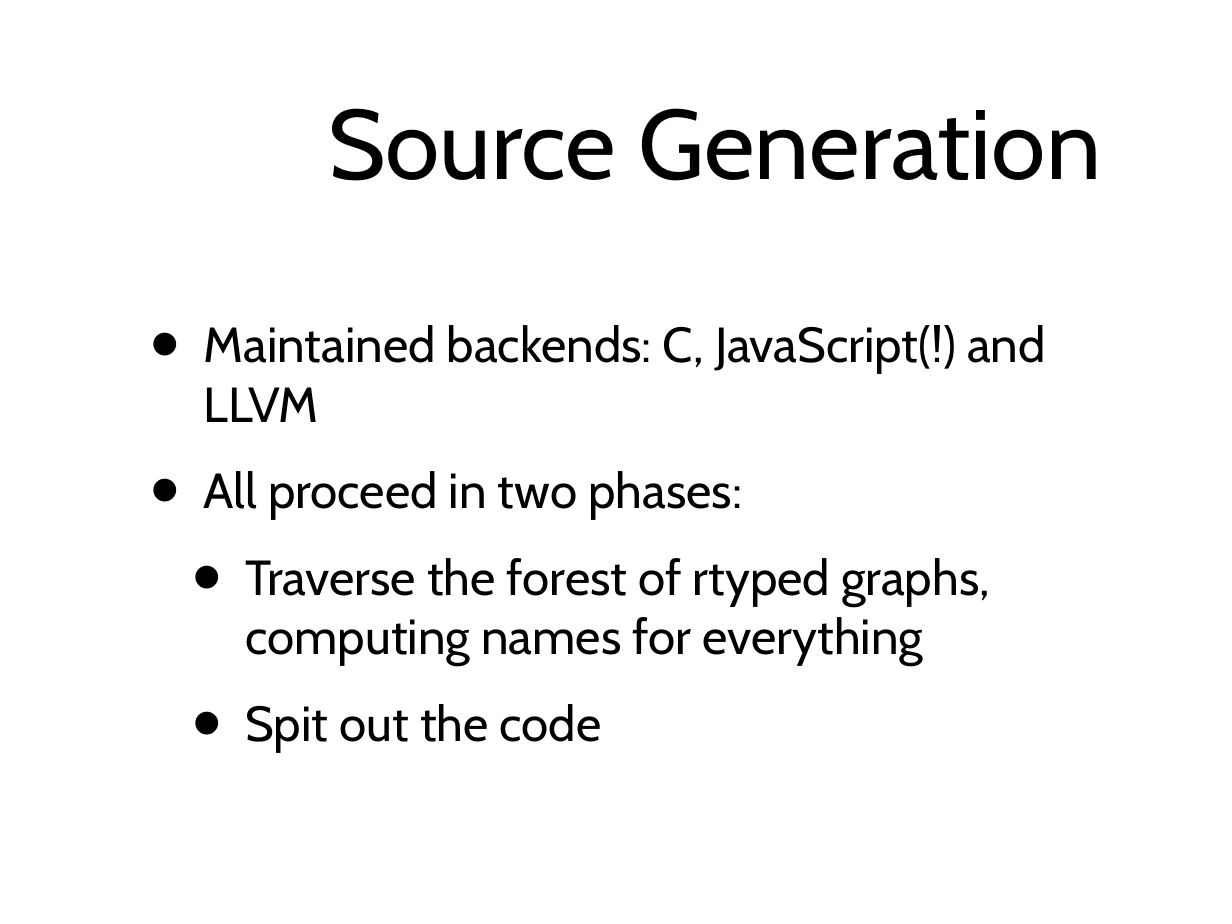
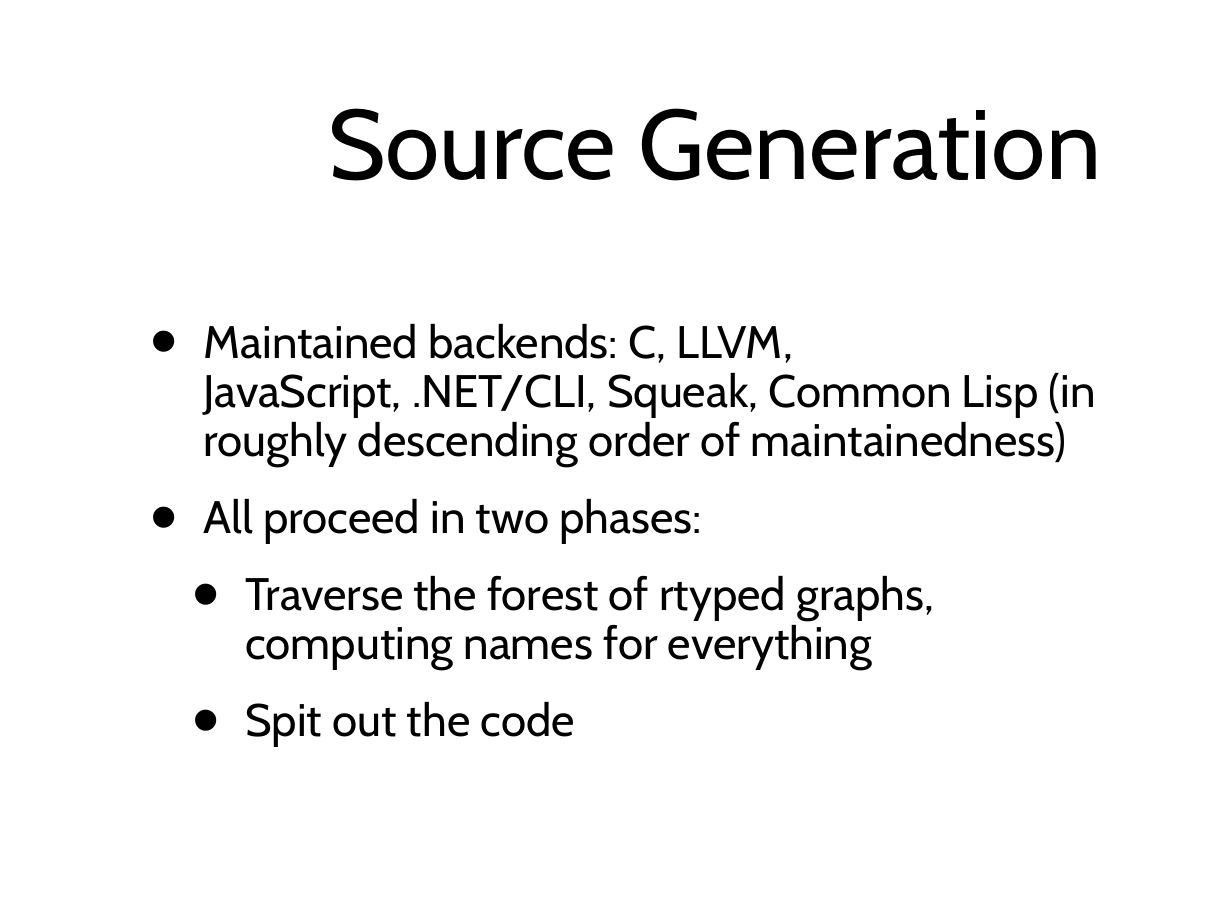
Before and after one commit to wdv4758h/pypy-extradoc, a slide deck: slide 36 of talk/sprint-introduction.ppt (slide 30 before the commit). Drawn at 1232x924 pixels with LibreOffice and Linux fonts; fonts in the diff are those of the drawing; background and template pictures are left out. Boxes give left, top, right and bottom in pixels: in the first picture for what was removed or moved away, otherwise in the second. Text is boxed around its words. In the diff, an @@ line names an element or a change of style, - is before the commit and + after.

```diff
--- a/talk/sprint-introduction.ppt
+++ b/talk/sprint-introduction.ppt
@@ text at <box>204,323,1096,467</box>: text changed; size 32 to 29.6 pt @@
-• Maintained backends: C, JavaScript(!) and LLVM
+• Maintained backends: C, LLVM, JavaScript, .NET/CLI, Squeak, Common Lisp (in roughly descending order of maintainedness)
@@ text at <box>204,498,934,747</box>: size 32 to 29.6 pt in "All proceed in two phases:", "Traverse the forest of rtyped graphs, computing ...", "Spit out the code"; line spacing 1 to 0.9 @@
```
Also in this commit, not shown: 10 other slides changed, 10 slides added, 1 slide removed, 28 other files.
